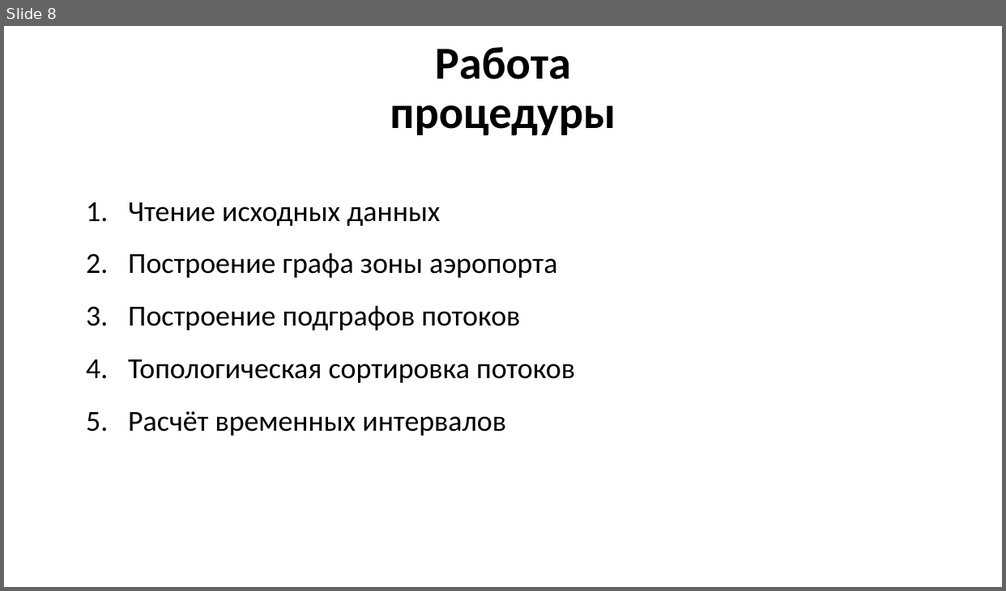
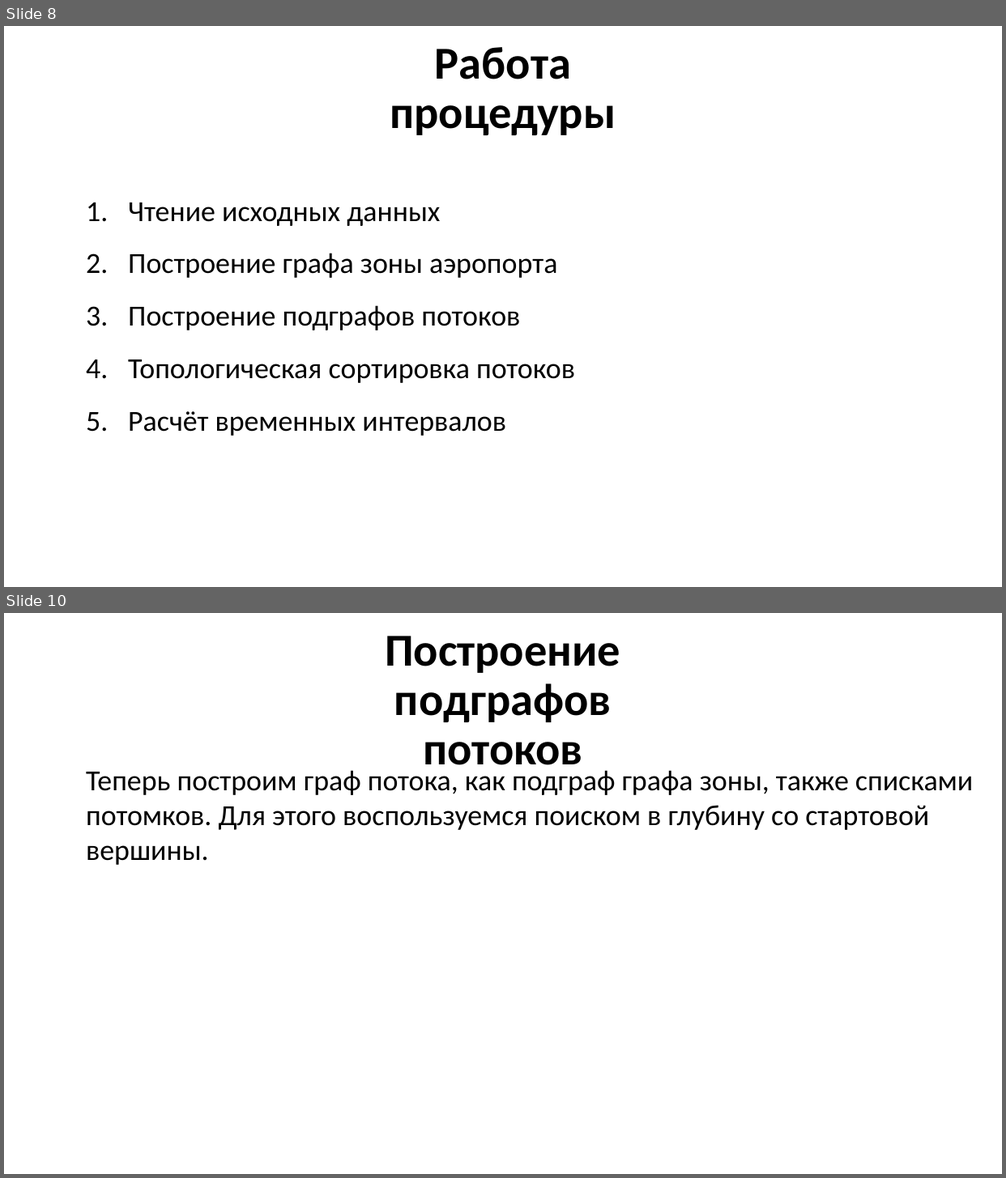
Before and after one commit to GooDgRaF/Bachelor_diplom, a slide deck: Диплом/Презентация ВКР.pptx. Shown one above the other, each under a label of ours: slide 8 before the commit, slides 8 and 10 after it; the slides between them are not shown. The pictures are 1006x591 and 1006x1178 pixels, drawn with LibreOffice and Linux fonts; fonts in the diff are those of the drawing; background and template pictures are left out. Boxes give left, top, right and bottom in pixels: in the first picture for what was removed or moved away, otherwise in the second. Text is boxed around its words. In the diff, an @@ line names an element or a change of style, - is before the commit and + after.

```diff
--- a/Диплом/Презентация ВКР.pptx
+++ b/Диплом/Презентация ВКР.pptx
@@ slide 10 added at <box>4,613,1002,1174</box>, background picture (left out) @@
@@ text added at <box>385,636,620,765</box>, 44 pt, text #000000, bold @@
+Построение подграфов потоков
@@ text added at <box>86,770,973,865</box>, 28 pt, text #000000 @@
+Теперь построим граф потока, как подграф графа зоны, также списками потомков. Для этого воспользуемся поиском в глубину со стартовой вершины.
```
Also in this commit, not shown: 9 other slides added, 5 other files.
